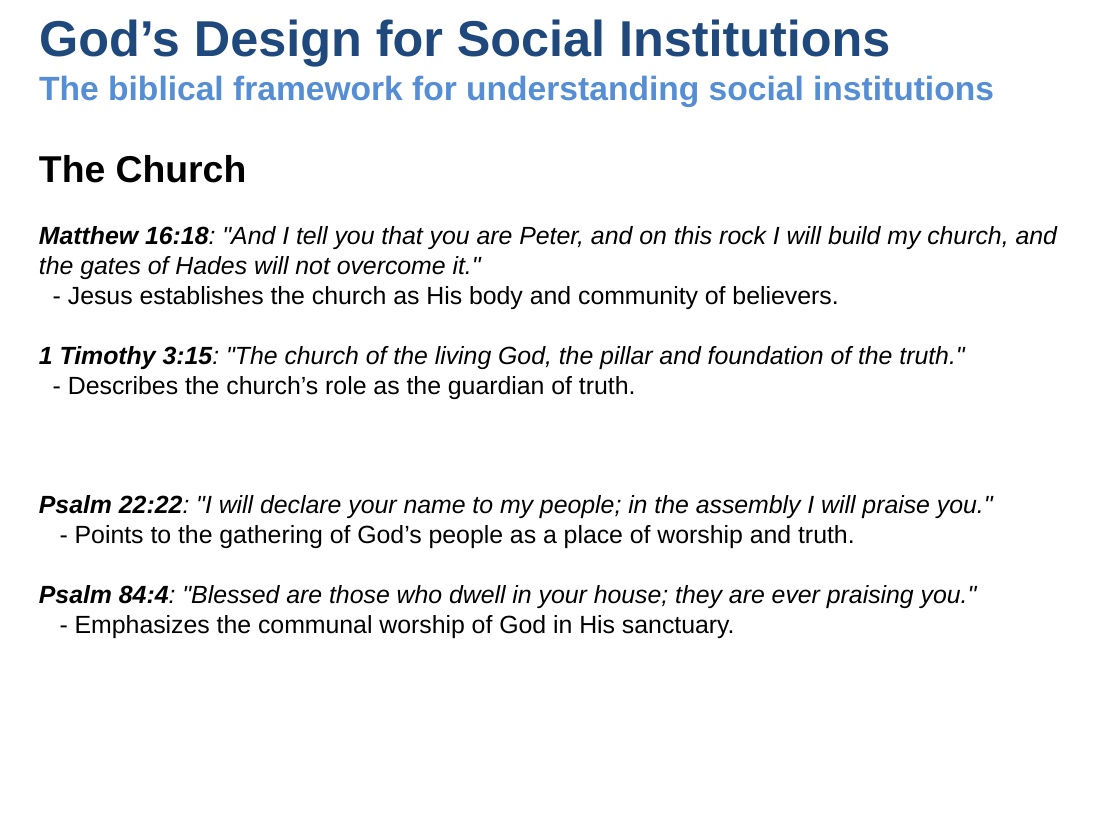
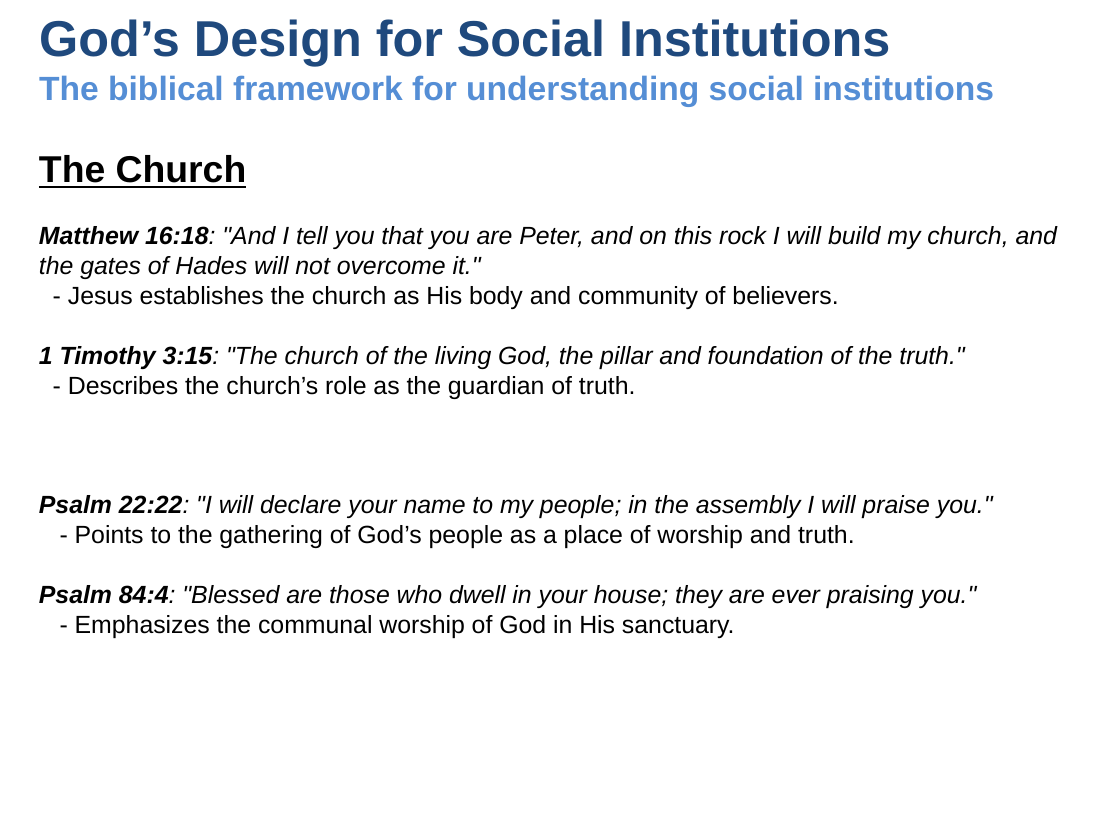
Before and after one commit to UsefulEngines/EvangelismPublic, a slide deck: slide 4 of 2024-Q4/2024-11-24/2024-11-24-Psalms.pptx (slide 27 before the commit). Drawn at 1120x840 pixels with LibreOffice and Linux fonts; fonts in the diff are those of the drawing. Boxes give left, top, right and bottom in pixels: in the first picture for what was removed or moved away, otherwise in the second. Text is boxed around its words. In the diff, an @@ line names an element or a change of style, - is before the commit and + after.

```diff
--- a/2024-Q4/2024-11-24/2024-11-24-Psalms.pptx
+++ b/2024-Q4/2024-11-24/2024-11-24-Psalms.pptx
@@ text at (39, 155, 247, 188): underline on in "The Church" @@
```
Also in this commit, not shown: 5 other slides changed, 2 slides added, 22 slides removed.
